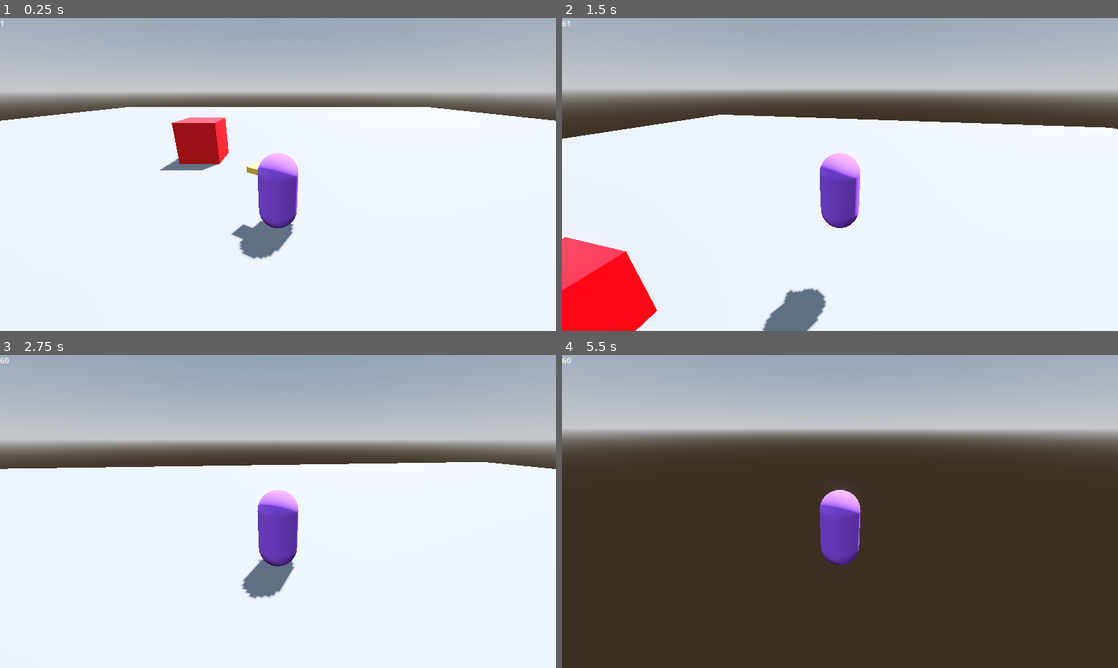
Above: before the commit, frames 1-4 (two rows, left to right).
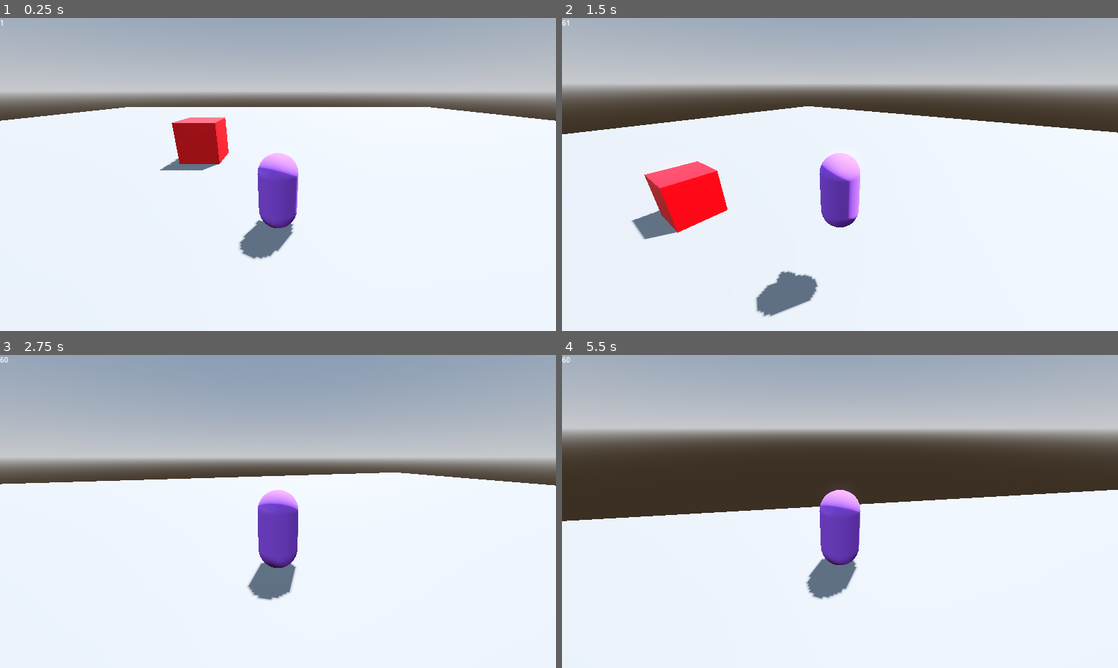
Above: after the commit, the same moments.

Repository: Boyquotes/my-cool-game-modified
Game: Godot game, scene res://scenes/test_camera_scene/test_camera_scene.tscn
Same seed, same stepped clock (60 frames per second), same inputs: the game is played once before the commit and once after it.
Inputs (mouse positions are in pixels of both pictures, inside the frame that each line leads up to):
- Up to frame 1 (0.25 s): no input
- Up to frame 2 (1.5 s): tap Enter at 0.5 s; move the mouse to (867, 174) at 0.52 s; hold Shift (run) 0.53-1.28 s; hold W (move_up) from 0.53 s (still down); tap Space (jump) at 0.77 s; move the mouse to (812, 174) at 1.27 s; tap Shift (run) at 1.35 s
- Up to frame 3 (2.75 s): keep holding W (move_up); tap Space (jump) at 1.52 s; move the mouse to (289, 505) at 2.02 s; hold Shift (run) from 2.03 s (still down)
- Up to frame 4 (5.5 s): keep holding W (move_up); move the mouse to (834, 517) at 2.77 s; release Shift (run) at 2.78 s; tap Shift (run) at 2.85, 4.35 s; tap Space (jump) at 3.02, 3.77, 4.52 s; move the mouse to (878, 514) at 3.52 s; hold Shift (run) 3.53-4.28 s; move the mouse to (795, 508) at 4.27 s; move the mouse to (845, 511) at 5.02 s; hold Shift (run) from 5.03 s (still down)

The runs differ from the first frame. In frame 1, 0.2% of the frame differs, in the area x 0-54%, y 0-71%; in frame 2, 14%; in frame 3, 12%; in frame 4, 51%, in the area x 0-100%, y 0-100%.

Commit message:
Camera movement was tied to fps. Resolved.
Still experiencing jitter in high refresh rate monitors. Moved move_and_slide to _process for now unless issues arise later.

Diff:
--- a/project.godot
+++ b/project.godot
@@ -17,6 +17,8 @@
 
 [display]
 
+window/size/viewport_width=1280
+window/size/viewport_height=720
 window/stretch/mode="canvas_items"
 
 [input]
@@ -82,7 +84,9 @@
 
 [layer_names]
 
+3d_physics/layer_1="Player"
 3d_physics/layer_2="Floor"
+3d_physics/layer_3="Wall"
 
 [rendering]
 
--- a/scenes/player/player.gd
+++ b/scenes/player/player.gd
@@ -12,15 +12,17 @@
 @export var run_multiplier: float
 @export var gravity_acceleration: float
 @export var turn_speed: float
+@export var follow_camera_speed: float
 
-var input_vector: Vector2
 var h_camera_rotation: Vector3
 var v_camera_rotation: Vector3
 var movement_state: int
+var direction: Vector3
 
 @onready var gravity: float = ProjectSettings.get_setting("physics/3d/default_gravity")
 @onready var h_cam: Node3D = $CameraRig/HCam
 @onready var v_cam: Node3D = $CameraRig/HCam/VCam
+@onready var cam: Node3D = $CameraRig
 @onready var collider: CollisionShape3D = $Collider
 
 func _ready():
@@ -40,18 +42,22 @@
 	if event.is_action_pressed("run"):
 		movement_state = PlayerState.RUNNING
 
+#Logic for unhandled events
+func _unhandled_input(event: InputEvent) -> void:
+	if (event is InputEventMouseMotion and Input.mouse_mode == Input.MOUSE_MODE_CAPTURED):
+		h_cam.rotation.y -= event.relative.x * 0.01
+		v_cam.rotation.x -= event.relative.y * 0.01
+		v_cam.rotation.x = clamp(v_cam.rotation.x, deg_to_rad(min_camera_angle), deg_to_rad(max_camera_angle))
 
-#Logic for unhandled events
-func _unhandled_input(event):
-	if (event is InputEventMouseMotion and Input.mouse_mode == Input.MOUSE_MODE_CAPTURED):
-		#store input values for camera rotation
-		input_vector = -event.relative * mouse_sensitivity
+func _process(delta: float) -> void:
+	player_movement(delta)
 
-func _process(delta):
-	rotate_camera(delta)
+	#rotate the character collider to face the direction of the user input
+	if (velocity != Vector3.ZERO):
+		collider.rotation.y = lerp_angle(collider.rotation.y, atan2(-direction.x, -direction.z), turn_speed * delta)
 
-func _physics_process(delta):
-	player_movement(delta)
+func _physics_process(_delta: float) -> void:
+	pass
 
 ## Calculates player movement and moves the character body
 func player_movement(delta: float) -> void:
@@ -65,7 +71,7 @@
 
 	# Get the input direction and handle the movement/deceleration.
 	var input_dir = Input.get_vector("move_left", "move_right", "move_up", "move_down")
-	var direction = (h_cam.transform.basis * Vector3(input_dir.x, 0, input_dir.y)).normalized()
+	direction = (h_cam.transform.basis * Vector3(input_dir.x, 0, input_dir.y)).normalized()
 
 	#sprinting and walking speeds
 	if (direction != Vector3.ZERO and Input.mouse_mode == Input.MOUSE_MODE_CAPTURED):
@@ -81,22 +87,4 @@
 		velocity.x = move_toward(velocity.x, 0, speed)
 		velocity.z = move_toward(velocity.z, 0, speed)
 
-	#rotate the character collider to face the direction of the user input
-	if (velocity != Vector3.ZERO):
-		collider.rotation.y = lerp_angle(collider.rotation.y, atan2(-direction.x, -direction.z), turn_speed * delta)
-
 	move_and_slide()
-
-## Rotates the camera rig attached to the player based on user input
-func rotate_camera(delta: float) -> void:
-	#Rotate the camera horizontally
-	h_camera_rotation.y += input_vector.x * delta
-	h_cam.transform.basis = Basis.from_euler(h_camera_rotation)
-
-	#Rotate the camera vertically
-	v_camera_rotation.x += input_vector.y * delta
-	v_camera_rotation.x = clamp(v_camera_rotation.x, deg_to_rad(min_camera_angle), deg_to_rad(max_camera_angle))
-	v_cam.transform.basis = Basis.from_euler(v_camera_rotation)
-
-	#reset input vector to stop camera from spinning constantly
-	input_vector = Vector2.ZERO
--- a/scenes/player/player.tscn
+++ b/scenes/player/player.tscn
@@ -16,6 +16,7 @@
 albedo_color = Color(1, 0.831373, 0.352941, 1)
 
 [node name="Player" type="CharacterBody3D"]
+collision_mask = 3
 script = ExtResource("1_o4wmn")
 mouse_sensitivity = 0.25
 max_camera_angle = 60.0
@@ -49,6 +50,7 @@
 
 [node name="SpringArm" type="SpringArm3D" parent="CameraRig/HCam/VCam"]
 transform = Transform3D(1, 0, 0, 0, 0.925494, 0.378762, 0, -0.378762, 0.925494, 0, 0, 0)
+collision_mask = 3
 spring_length = 5.0
 
 [node name="Camera" type="Camera3D" parent="CameraRig/HCam/VCam/SpringArm"]
--- a/scenes/test_camera_scene/test_camera_scene.tscn
+++ b/scenes/test_camera_scene/test_camera_scene.tscn
@@ -37,6 +37,8 @@
 [node name="CSGBox3D" type="CSGBox3D" parent="Ground"]
 transform = Transform3D(1, 0, 0, 0, 1, 0, 0, 0, 1, 0, -1, 0)
 use_collision = true
+collision_layer = 2
+collision_mask = 2
 size = Vector3(68.0361, 2, 87.2664)
 
 [node name="CSGBox3D" type="CSGBox3D" parent="."]
